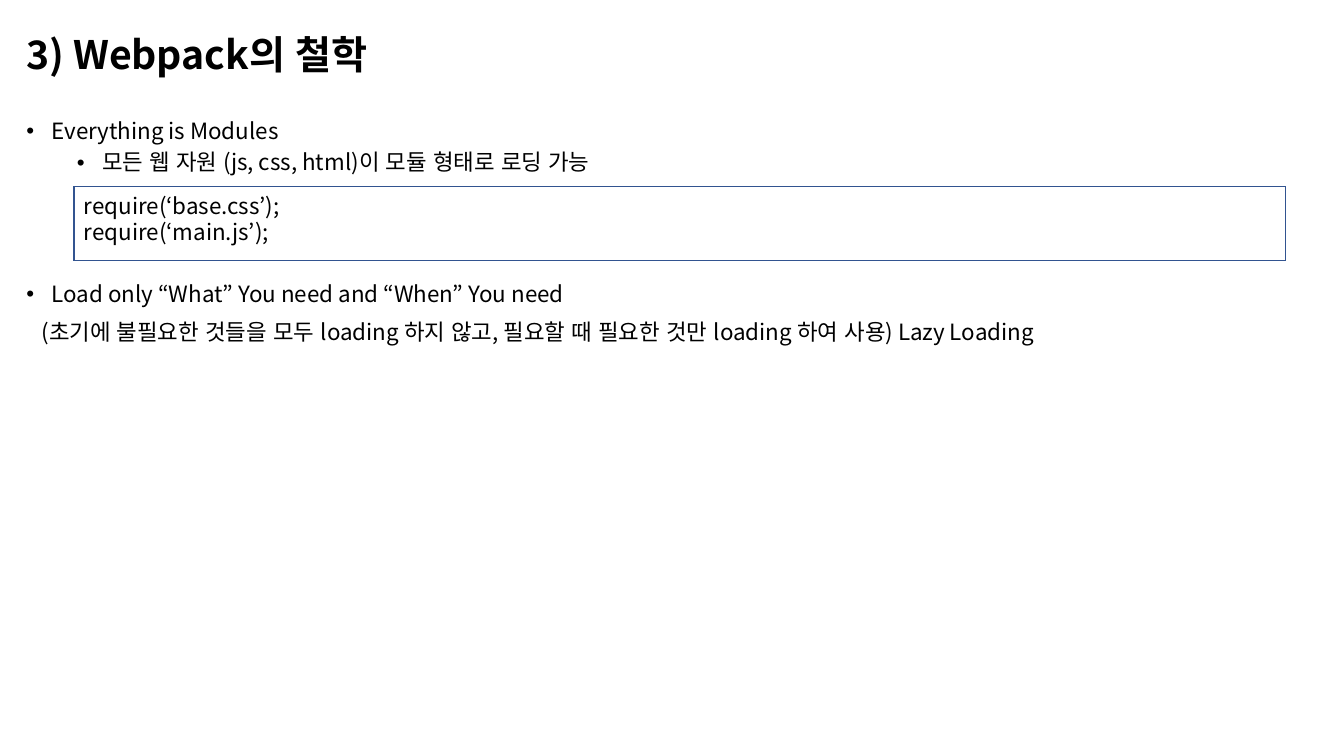
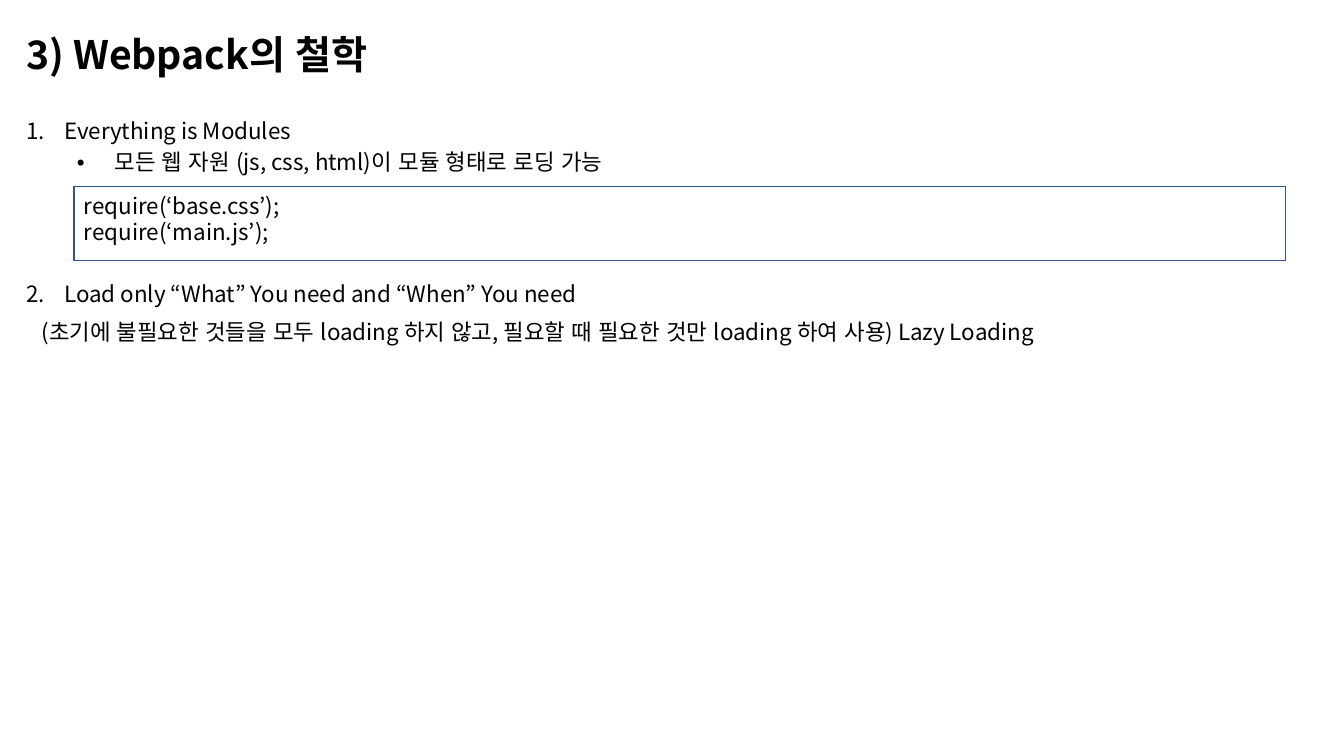
Before and after one commit to n4oah-study/webpack, a slide deck: slide 5 of document/webpack.pptx. Drawn at 1344x756 pixels with LibreOffice and Linux fonts; fonts in the diff are those of the drawing. Boxes give left, top, right and bottom in pixels: in the first picture for what was removed or moved away, otherwise in the second. Text is boxed around its words. In the diff, an @@ line names an element or a change of style, - is before the commit and + after.

```diff
--- a/document/webpack.pptx
+++ b/document/webpack.pptx
@@ text at (64,121,602,308): bullet • to 1.; indent changed @@
```
Also in this commit, not shown: 6 other slides changed, 6 slides added, 6 other files.
